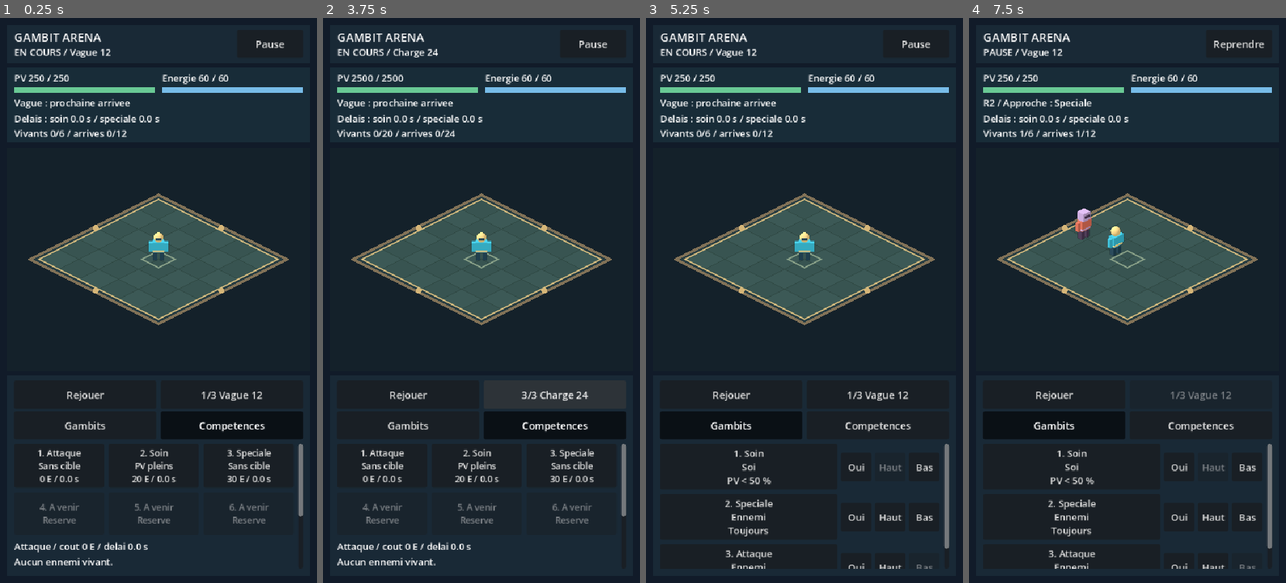
Above: before the commit, frames 1-4 (left to right).
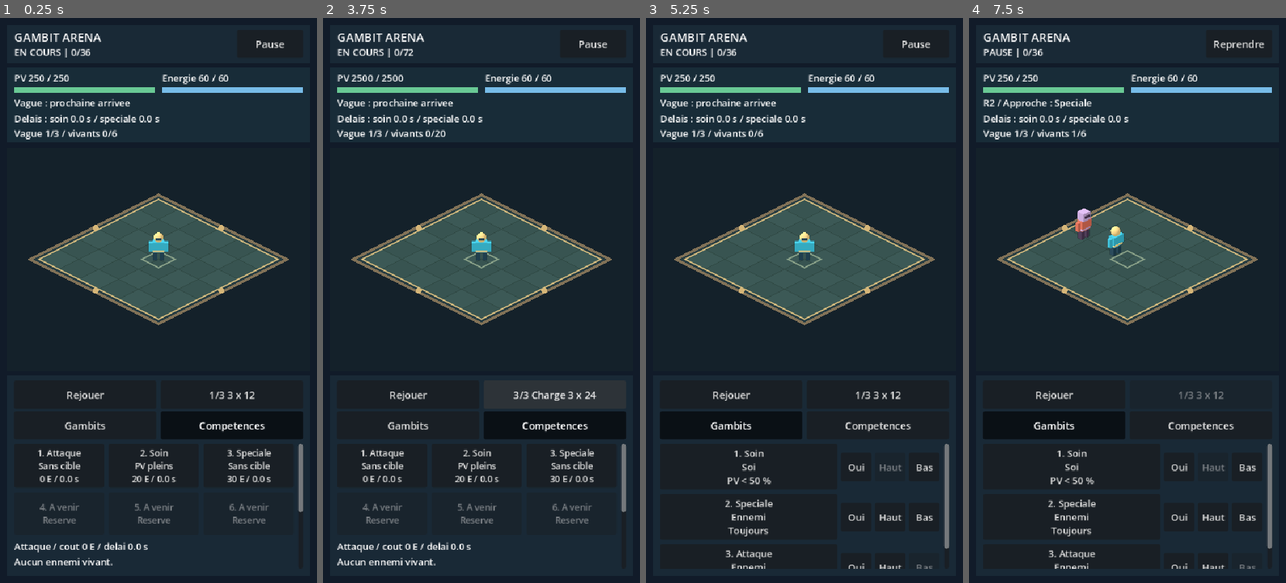
Above: after the commit, the same moments.

Repository: RobinArcangioli/gambit-arena
Game: Godot game, scene res://scenes/main.tscn
Same seed, same stepped clock (60 frames per second), same inputs: the game is played once before the commit and once after it.
Inputs:
- Up to frame 1 (0.25 s): no input
- Up to frame 2 (3.75 s): click "Rejouer" at 0.5 s; click "Rejouer" at 1.25 s; click "Rejouer" at 2 s; click "1/3 Vague 12" (after the commit: "1/3 3 x 12") at 2.75 s; click "2/3 Soin 12" (after the commit: "2/3 Soin 3 x 12") at 3.5 s
- Up to frame 3 (5.25 s): click "3/3 Charge 24" (after the commit: "3/3 Charge 3 x 24") at 4.25 s; click "Gambits" at 5 s
- Up to frame 4 (7.5 s): click "1. Soin Soi PV < 50 %" at 5.75 s; click "Reprendre" at 6.5 s; click "Oui" at 7.25 s

The runs differ from the first frame. In frame 1, 0.6% of the frame differs, in the area x 6-96%, y 5-89%; in frame 2, 0.7%; in frame 3, 0.6%; in frame 4, 0.6%.

Commit message:
feat: [STEP-025] enchainer trois vagues et conserver la cible a portee

Diff:
--- a/scenes/main.tscn
+++ b/scenes/main.tscn
@@ -1,7 +1,7 @@
 [gd_scene load_steps=2 format=3 uid="uid://do6vxhog253vu"]
 
-[ext_resource type="PackedScene" path="res://scenes/waves/wave_lab.tscn" id="1_lab"]
+[ext_resource type="PackedScene" path="res://scenes/waves/wave_sequence_lab.tscn" id="1_lab"]
 
 [node name="Main" type="Node2D" unique_id=1193079028]
 
-[node name="WaveLab" parent="." instance=ExtResource("1_lab")]
+[node name="WaveSequenceLab" parent="." instance=ExtResource("1_lab")]
--- /dev/null
+++ b/scenes/tests/target_lock_tests.tscn
@@ -0,0 +1,6 @@
+[gd_scene load_steps=2 format=3]
+
+[ext_resource type="Script" path="res://tests/test_target_lock.gd" id="1"]
+
+[node name="TargetLockTests" type="Node"]
+script = ExtResource("1")
--- /dev/null
+++ b/scenes/tests/wave_sequence_tests.tscn
@@ -0,0 +1,6 @@
+[gd_scene load_steps=2 format=3]
+
+[ext_resource type="Script" path="res://tests/test_wave_sequence.gd" id="1"]
+
+[node name="WaveSequenceTests" type="Node"]
+script = ExtResource("1")
--- /dev/null
+++ b/scenes/waves/wave_sequence_lab.tscn
@@ -0,0 +1,7 @@
+[gd_scene load_steps=3 format=3]
+
+[ext_resource type="PackedScene" path="res://scenes/arena/arena.tscn" id="1"]
+[ext_resource type="Script" path="res://scripts/waves/wave_sequence_lab.gd" id="2"]
+
+[node name="WaveSequenceLab" instance=ExtResource("1")]
+script = ExtResource("2")
--- a/scripts/combat/combat_simulation.gd
+++ b/scripts/combat/combat_simulation.gd
@@ -11,6 +11,13 @@
 const Wave = preload("res://scripts/waves/wave_schedule.gd")
 var wave := Wave.new()
 var wave_enabled: bool = false
+# Opt-in: historical single-wave labs retain their original behavior.
+var sequence_enabled: bool = false
+var wave_number: int = 1
+var wave_count: int = 1
+var wave_start_defeated: int = 0
+var wave_start_removed: int = 0
+var completed_waves: Array[Dictionary] = []
 const Unit = preload("res://scripts/combat/combat_unit.gd")
 const Action = preload("res://scripts/combat/attack_action.gd")
 const Crowd = preload("res://scripts/crowd/ground_crowd.gd")
@@ -65,7 +72,12 @@
 	peak_alive = 0
 	max_step = 0.0
 	wave.reset(24 if mode == 2 else 12, 20 if mode == 2 else 6)
-	budget = wave.total if wave_enabled else (20 if mode == 2 else 3)
+	wave_count = 3 if sequence_enabled and wave_enabled else 1
+	wave_number = 1
+	wave_start_defeated = 0
+	wave_start_removed = 0
+	completed_waves.clear()
+	budget = wave.total * wave_count if wave_enabled else (20 if mode == 2 else 3)
 	result = "EN COURS"
 	hero = Unit.new()
 	# Local diagnostic profiles; shipped .tres Resources remain untouched.
@@ -86,6 +98,8 @@
 	_present()
 
 func add_enemy(at: Vector2) -> bool:
+	if wave_enabled and wave.issued >= wave.total:
+		return false
 	if result != "EN COURS" or not Action.living(hero) or spawned >= budget or enemies.size() >= (wave.cap if wave_enabled else 20) or not Bounds.contains_ground(at):
 		return false
 	if at.distance_to(hero.mover.ground_position) < Crowd.DIAMETER + 0.01:
@@ -122,6 +136,21 @@
 func _finish_if_needed() -> bool:
 	if not Action.living(hero):
 		result = "DEFAITE"
+	elif wave_enabled and wave.issued >= wave.total and enemies.is_empty():
+		if removed > 0:
+			result = "INTERROMPU"
+		else:
+			# Archive once, after pruning, before resetting only the arrival schedule.
+			if completed_waves.size() < wave_number:
+				completed_waves.append(wave_snapshot())
+			if wave_number < wave_count:
+				wave_number += 1
+				wave_start_defeated = defeated
+				wave_start_removed = removed
+				wave.reset(wave.total, wave.cap)
+				controller.stop(hero, "wave", clock.elapsed)
+				return false
+			result = "VICTOIRE"
 	elif spawned >= budget and enemies.is_empty():
 		result = "VICTOIRE" if removed == 0 else "INTERROMPU"
 	else:
@@ -249,3 +278,9 @@
 
 func _exit_tree() -> void:
 	manual.clear()
+
+func wave_snapshot() -> Dictionary:
+	# Detached scalar values: callers cannot mutate the authoritative counters.
+	return {"number": wave_number, "total": wave.total, "spawned": wave.issued,
+		"defeated": defeated - wave_start_defeated, "removed": removed - wave_start_removed,
+		"alive": enemies.size(), "remaining": wave.total - wave.issued}
--- a/scripts/combat/combat_unit.gd
+++ b/scripts/combat/combat_unit.gd
@@ -1,4 +1,5 @@
 extends "res://scripts/combat/stats_actor.gd"
+const FocusActor = preload("res://scripts/combat/stats_actor.gd")
 const GroundMover = preload("res://scripts/movement/ground_mover.gd")
 const SkillExecutor = preload("res://scripts/skills/skill_executor.gd")
 static var _next_combat_id: int = 0
@@ -7,6 +8,31 @@
 var action := SkillExecutor.new(self, true)
 var gait: float = 0.0
 var serial: int = 0
+# Independent from an action/intention: a self-heal must not lose enemy focus.
+var _enemy_focus: FocusActor = null
+var _enemy_focus_state: ActorState = null
+var _focus_owner_state: ActorState = null
+
+func focused_enemy(enemies: Array) -> Variant:
+	if not SkillExecutor.living(self) or state != _focus_owner_state or not SkillExecutor.living(_enemy_focus) or _enemy_focus not in enemies:
+		clear_enemy_focus()
+		return null
+	if _enemy_focus.state != _enemy_focus_state or SkillExecutor.distance_between(self, _enemy_focus) > SkillExecutor.REACH:
+		clear_enemy_focus()
+		return null
+	return _enemy_focus
+
+func remember_enemy(target: FocusActor) -> void:
+	if target == self or not SkillExecutor.living(target):
+		return
+	_enemy_focus = target
+	_enemy_focus_state = target.state
+	_focus_owner_state = state
+
+func clear_enemy_focus() -> void:
+	_enemy_focus = null
+	_enemy_focus_state = null
+	_focus_owner_state = null
 
 func _init() -> void:
 	_next_combat_id += 1
--- a/scripts/gambits/gambit_controller.gd
+++ b/scripts/gambits/gambit_controller.gd
@@ -144,13 +144,18 @@
 	_remaining = PERIOD
 	if stale:
 		_log("invalidated", clock.elapsed, 0, "participants_changed")
+	var view: Snapshot = capture(hero, enemies, clock)
+	var focused: Unit = hero.focused_enemy(enemies)
+	if focused != null:
+		view.enemies.clear()
+		view.enemies.append(_row(focused))
 	var report: Dictionary = {}
 	var next: Dictionary
 	if diagnostics_enabled:
-		report = Evaluator.explain(rules, capture(hero, enemies, clock))
+		report = Evaluator.explain(rules, view)
 		next = report["decision"]
 	else:
-		next = Evaluator.evaluate(rules, capture(hero, enemies, clock))
+		next = Evaluator.evaluate(rules, view)
 	evaluations += 1
 	_forget(hero)
 	_decision = next
@@ -177,6 +182,7 @@
 	_target_state = _target.state
 	_signature = _rule_signature(rules[next["rule_index"]])
 	if _target != hero:
+		hero.remember_enemy(_target)
 		hero.mover.set_target(_target)
 
 func execute(hero: Unit, enemies: Array[Unit], clock: Clock) -> int:
--- a/scripts/manual/manual_commands.gd
+++ b/scripts/manual/manual_commands.gd
@@ -44,12 +44,18 @@
 		return _reject("finished")
 	if clock.paused:
 		return _reject("paused")
-	var chosen: Unit = hero if skill == &"heal" else nearest(hero, enemies)
+	var chosen: Unit = hero
+	if skill != &"heal":
+		chosen = hero.focused_enemy(enemies)
+		if chosen == null:
+			chosen = nearest(hero, enemies)
 	if not Action.living(chosen):
 		return _reject("no_target")
 	# A rejected click never replaces a valid pending command.
 	var replacing: bool = pending
 	clear("replaced" if replacing else "queued")
+	if chosen != hero:
+		hero.remember_enemy(chosen)
 	_source = hero
 	_target = chosen
 	_source_state = hero.state
--- /dev/null
+++ b/scripts/waves/wave_sequence_lab.gd
@@ -0,0 +1,26 @@
+extends "res://scripts/waves/wave_lab.gd"
+const SEQUENCE_MODES: Array[String] = ["3 x 12", "Soin 3 x 12", "Charge 3 x 24"]
+
+func _ready() -> void:
+	simulation.sequence_enabled = true
+	super._ready()
+
+func _update_buttons() -> void:
+	super._update_buttons()
+	if setup_complete:
+		position_button.text = "%d/3 %s" % [mode_index + 1, SEQUENCE_MODES[mode_index]]
+
+func _present() -> void:
+	super._present()
+	if not hud_ready:
+		return
+	var current: Dictionary = simulation.wave_snapshot()
+	enemies_label.text = "Vague %d/%d / vivants %d/%d" % [simulation.wave_number, simulation.wave_count, current.alive, simulation.wave.cap]
+	if not simulation.manual.pending:
+		$HUD/Description.text = "%s | %d/%d" % ["PAUSE" if paused else simulation.result, simulation.defeated, simulation.budget]
+
+	$HUD/Description.tooltip_text = "Etat et ennemis vaincus sur le total de la partie. Details dans Competences."
+
+func _details_caption(selected: Dictionary) -> String:
+	var current: Dictionary = simulation.wave_snapshot()
+	return super._details_caption(selected).get_slice("\nVague unique", 0) + "\nVague %d/%d : arrives %d/%d, vaincus %d, a venir %d.\nPartie : arrives %d/%d, vaincus %d, retires %d. Pic %d/%d." % [simulation.wave_number, simulation.wave_count, current.spawned, current.total, current.defeated, current.remaining, simulation.spawned, simulation.budget, simulation.defeated, simulation.removed, simulation.peak_alive, simulation.wave.cap]
--- /dev/null
+++ b/tests/test_target_lock.gd
@@ -0,0 +1,99 @@
+extends Node
+const Unit = preload("res://scripts/combat/combat_unit.gd")
+const Controller = preload("res://scripts/gambits/gambit_controller.gd")
+const Manual = preload("res://scripts/manual/manual_commands.gd")
+const Clock = preload("res://scripts/core/game_clock.gd")
+const HERO = preload("res://data/actors/hero.tres")
+const ENEMY = preload("res://data/actors/enemy.tres")
+var checks: int = 0
+var failures: int = 0
+
+func check(ok: bool, message: String) -> void:
+	checks += 1
+	if not ok:
+		failures += 1
+		push_error("TargetLock: " + message)
+
+func actor(profile: Resource, at: Vector2, clock: Clock) -> Unit:
+	var result := Unit.new()
+	result.configure(profile)
+	add_child(result)
+	result.place(at)
+	result.action.bind_clock(clock)
+	return result
+
+func _ready() -> void:
+	var clock := Clock.new()
+	var hero := actor(HERO, Vector2.ZERO, clock)
+	var a := actor(ENEMY, Vector2(0.9, 0), clock)
+	var b := actor(ENEMY, Vector2(-1.5, 0), clock)
+	var enemies: Array[Unit] = [a, b]
+	var pilot := Controller.new()
+	var manual := Manual.new()
+	pilot.plan(0.1, hero, enemies, clock)
+	check(pilot.decision.target_id == a.combat_id, "initial target A")
+	check(pilot.execute(hero, enemies, clock) > 0, "first attack starts")
+	b.place(Vector2(-0.7, 0))
+	for tick in range(61):
+		hero.action.advance(1.0 / 60.0)
+	pilot.plan(0.1, hero, enemies, clock)
+	check(a.state.alive and pilot.decision.target_id == a.combat_id, "closer B cannot replace living A after attack")
+	a.place(Vector2(1.0, 0))
+	pilot.plan(0.1, hero, enemies, clock)
+	check(pilot.decision.target_id == a.combat_id, "exact reach boundary retains A")
+	# Self-heal and intention invalidation must not erase offensive focus.
+	hero.state.damage(60)
+	pilot.rules = Controller.standard_rules()
+	pilot.plan(0.1, hero, enemies, clock)
+	check(pilot.decision.target_id == hero.combat_id and hero.focused_enemy(enemies) == a, "self heal preserves offensive target")
+	check(pilot.execute(hero, enemies, clock) > 0, "heal starts")
+	for tick in range(61):
+		hero.action.advance(1.0 / 60.0)
+	pilot.stop(hero, "rules_changed")
+	pilot.plan(0.1, hero, enemies, clock)
+	check(pilot.decision.target_id == a.combat_id, "after heal and rule edit A remains selected")
+	check(manual.submit(&"special", hero, enemies, clock) and manual.snapshot().target_id == a.combat_id, "manual special shares A despite closer B")
+	manual.clear()
+	check(manual.submit(&"heal", hero, enemies, clock) and hero.focused_enemy(enemies) == a, "manual self heal preserves A")
+	manual.clear()
+	# An unmatched condition cannot silently select another in-range enemy.
+	pilot.rules = Controller.standard_rules()
+	pilot.rules[0].enabled = false
+	pilot.rules[1].enabled = false
+	pilot.rules[2].condition = "hp_below"
+	pilot.rules[2].threshold = 10
+	b.state.damage(b.state.health - 1)
+	pilot.plan(0.1, hero, enemies, clock)
+	check(pilot.decision.kind == "none" and hero.focused_enemy(enemies) == a, "condition miss does not switch to low-health B")
+	pilot.rules[2].condition = "always"
+	a.place(Vector2(1.01, 0))
+	pilot.plan(0.1, hero, enemies, clock)
+	check(pilot.decision.target_id == b.combat_id, "out-of-range A releases focus")
+	b.state.damage(10000)
+	a.place(Vector2(0.9, 0))
+	pilot.plan(0.1, hero, enemies, clock)
+	check(pilot.decision.target_id == a.combat_id, "dead B releases focus immediately")
+	clock.paused = true
+	check(not manual.submit(&"basic", hero, enemies, clock) and hero.focused_enemy(enemies) == a, "rejected paused command preserves focus")
+	clock.paused = false
+	a.configure(ENEMY)
+	check(hero.focused_enemy(enemies) == null, "replaced actor state cannot retain stale identity")
+	hero.remember_enemy(a)
+	enemies.erase(a)
+	check(hero.focused_enemy(enemies) == null, "actor removed from combat releases focus")
+	enemies.append(a)
+	hero.remember_enemy(a)
+	a.queue_free()
+	check(hero.focused_enemy(enemies) == null, "queued deletion releases focus")
+	await get_tree().process_frame
+	check(hero.focused_enemy(enemies) == null, "freed reference is safe")
+	manual.clear()
+	hero.action.retire()
+	hero.queue_free()
+	b.queue_free()
+	var summary_text: String = "STEP-025-fix1 / cible persistante\n%s : %d controles, %d echecs\nF8 pour arreter." % ["OK" if failures == 0 else "ECHEC", checks, failures]
+	print(summary_text)
+	var label := Label.new()
+	label.text = summary_text
+	label.position = Vector2(20, 30)
+	add_child(label)
--- /dev/null
+++ b/tests/test_wave_sequence.gd
@@ -0,0 +1,141 @@
+extends Node
+const Simulation = preload("res://scripts/combat/combat_simulation.gd")
+const Controller = preload("res://scripts/gambits/gambit_controller.gd")
+const HERO = preload("res://data/actors/hero.tres")
+const Lab = preload("res://scenes/waves/wave_sequence_lab.tscn")
+var checks: int = 0
+var failures: int = 0
+
+func check(ok: bool, message: String) -> void:
+	checks += 1
+	if not ok:
+		failures += 1
+		push_error("WaveSequence: " + message)
+
+func counters(sim: Simulation) -> Array:
+	return [sim.elapsed, sim.wave_number, sim.wave.issued, sim.wave.credit, sim.spawned, sim.defeated, sim.removed, sim.enemies.size(), sim.completed_waves.duplicate(true)]
+
+func coherent(sim: Simulation) -> bool:
+	var current: Dictionary = sim.wave_snapshot()
+	return sim.spawned == sim.defeated + sim.removed + sim.enemies.size() and current.spawned == current.defeated + current.removed + current.alive and sim.spawned == (sim.wave_number - 1) * sim.wave.total + sim.wave.issued and sim.enemies.size() <= sim.wave.cap
+
+func _ready() -> void:
+	var world := Node3D.new()
+	add_child(world)
+	var sim := Simulation.new()
+	add_child(sim)
+	sim.configure(world)
+	sim.wave_enabled = true
+	sim.sequence_enabled = true
+	sim.manual_enabled = true
+	sim.controller.rules = Controller.standard_rules()
+	for rule in sim.controller.rules:
+		rule.enabled = false
+	for hz in [30, 60, 120]:
+		sim.reset()
+		var original_hero = sim.hero
+		var original_action = sim.hero.action
+		sim.hero.state.damage(10)
+		var identities: Dictionary = {}
+		var valid: bool = true
+		var transitions: int = 0
+		for tick in range(hz * 70):
+			for actor in sim.enemies:
+				identities[actor.serial] = true
+				actor.state.damage(1000000)
+			var previous_wave: int = sim.wave_number
+			var previous_spawned: int = sim.spawned
+			sim.advance(1.0 / float(hz))
+			valid = valid and coherent(sim) and sim.spawned - previous_spawned <= 1
+			if sim.wave_number != previous_wave:
+				transitions += 1
+				check(sim.wave.issued == 0 and sim.result == "EN COURS" and not sim.clock.stopped, "transition is not victory / %d Hz" % hz)
+				check(sim.hero == original_hero and sim.hero.action == original_action and sim.hero.state.health == 240, "hero and executor preserved without healing")
+				check(sim.completed_waves.size() == transitions and sim.completed_waves[-1].defeated == 12, "one exact completed-wave record")
+				sim.clock.paused = true
+				var frozen: Array = counters(sim)
+				for repeat in range(10):
+					sim.advance(100)
+				check(counters(sim) == frozen, "pause freezes the transition and all counters")
+				sim.clock.paused = false
+			if sim.result != "EN COURS":
+				break
+			if tick % 120 == 0:
+				await get_tree().process_frame
+		check(valid and transitions == 2 and sim.result == "VICTOIRE", "three waves complete with coherent ledgers / %d Hz" % hz)
+		check(sim.spawned == 36 and sim.defeated == 36 and identities.size() == 36 and sim.completed_waves.size() == 3, "36 unique serials and exactly 36 kills")
+		var terminal: Array = counters(sim)
+		sim.advance(10)
+		check(counters(sim) == terminal and not sim.request_manual(&"heal"), "terminal has no fourth wave or commands")
+		await get_tree().process_frame
+	# The final kill and hero death in the same tick must favor defeat.
+	sim.reset()
+	sim.wave.reset(1, 1)
+	sim.budget = 3
+	sim.add_enemy(Vector2(2.5, 0))
+	sim.enemies[0].state.damage(10000)
+	sim.hero.state.damage(10000)
+	sim.advance(0.02)
+	check(sim.result == "DEFAITE" and sim.wave_number == 1 and sim.completed_waves.is_empty(), "simultaneous hero death cannot advance wave")
+	sim.reset()
+	sim.wave.reset(1, 1)
+	sim.budget = 3
+	sim.add_enemy(Vector2(2.5, 0))
+	sim.enemies[0].queue_free()
+	sim.advance(0.02)
+	check(sim.result == "INTERROMPU" and sim.removed == 1 and sim.defeated == 0 and sim.wave_number == 1, "removed actor is not a kill or a completed wave")
+	# Transition keeps a committed heal and its cost/cooldown; no fresh executor.
+	sim.reset()
+	sim.wave.reset(1, 1)
+	sim.budget = 3
+	sim.hero.state.damage(50)
+	check(sim.hero.action.request(&"heal", sim.hero) > 0, "heal engaged before transition")
+	var executor = sim.hero.action
+	sim.add_enemy(Vector2(2.5, 0))
+	sim.enemies[0].state.damage(10000)
+	sim.advance(0.02)
+	check(sim.wave_number == 2 and sim.hero.action == executor and executor.active and executor.spent == 20 and executor.remaining(&"heal") > 3.9, "transition preserves active heal, cost and cooldown")
+	for tick in range(35):
+		sim.advance(0.02)
+	check(sim.hero.state.health == 230 and executor.spent == 20 and executor.accepted == 1, "preserved heal applies once across transition")
+	# Real combat, durable fixture separates sequencing from unfinished balance.
+	sim.controller.rules = Controller.standard_rules()
+	sim.reset()
+	var durable = HERO.duplicate()
+	durable.max_health = 1000000
+	durable.attack = 30
+	sim.hero.configure(durable)
+	var real_coherent: bool = true
+	for tick in range(60 * 360):
+		sim.advance(1.0 / 60.0)
+		real_coherent = real_coherent and coherent(sim)
+		if sim.result != "EN COURS":
+			break
+		if tick % 120 == 0:
+			await get_tree().process_frame
+	check(real_coherent and sim.result == "VICTOIRE" and sim.defeated == 36 and sim.hits > 0, "real gambit combat completes three waves")
+	sim.clock.paused = true
+	sim.reset()
+	await get_tree().process_frame
+	check(sim.wave_number == 1 and sim.completed_waves.is_empty() and sim.spawned == 0 and sim.defeated == 0 and sim.clock.paused and world.get_child_count() == 1, "replay clears sequence and preserves pause")
+	sim.clear()
+	sim.queue_free()
+	world.queue_free()
+	var lab = Lab.instantiate()
+	add_child(lab)
+	lab.set_physics_process(false)
+	check(lab.simulation.budget == 36 and lab.simulation.wave_count == 3 and lab.simulation.manual_enabled, "main lab enables three waves and manual commands")
+	lab.paused = false
+	lab._update_buttons()
+	lab._next_placement()
+	check(lab.simulation.hero.state.health == 40 and lab.simulation.budget == 36, "wounded diagnostic preserved")
+	lab._next_placement()
+	check(lab.simulation.budget == 72 and lab.simulation.wave.cap == 20, "stress diagnostic has three waves of 24, cap twenty")
+	lab.queue_free()
+	await get_tree().process_frame
+	var summary_text: String = "STEP-025 / trois vagues\n%s : %d controles, %d echecs\nTransitions et compteurs exacts. F8 pour arreter." % ["OK" if failures == 0 else "ECHEC", checks, failures]
+	print(summary_text)
+	var label := Label.new()
+	label.position = Vector2(20, 30)
+	label.text = summary_text
+	add_child(label)
Not shown, changed: export_presets.cfg
Not shown, added: scripts/waves/wave_sequence_lab.gd.uid
Not shown, added: tests/test_target_lock.gd.uid
Not shown, added: tests/test_wave_sequence.gd.uid
Not shown, changed: ARCHITECTURE.md
Not shown, changed: PROJECT_STATUS.md
Not shown, changed: README.md
Not shown, changed: ROADMAP.md
Not shown, changed: docs/android.md
Not shown, changed: docs/backup.md
Not shown, changed: docs/gambit-controller.md
Not shown, changed: docs/manual-commands.md
(and 4 more such lines)
